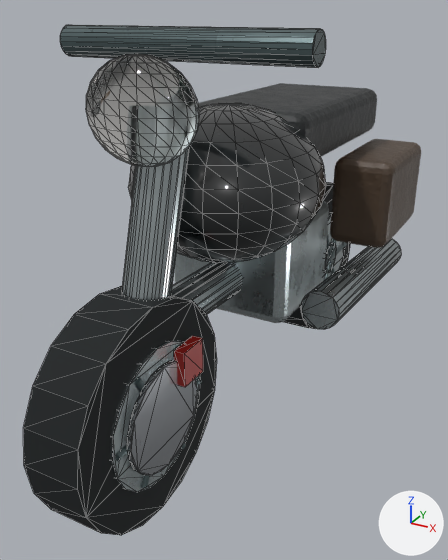
A saved change to the glTF model inventario/assets/catalog/23/hiperreal.glb.
Before and after are seen from a 50 mm lens placed at (0.721, -1.342, 0.652), pointed at (0.274, -0.531, 0.247). Every picture has the same lights, and +X, +Y and +Z are marked at lower right. The picture after the commit comes second. Mesh edges are drawn as thin lines on the coarser meshes. Where no turn or scale is listed for an object, it has been applied to the vertices.

Before the edit, the objects in view are built like this:
```python
mat_white = principled_material('white')
mat_white.base_color = (0.968, 0.959, 0.934)  # white #fbfaf7
mat_white.roughness = 0.02
mat_white.transmission_weight = 1.0
me_cube_005 = bpy.data.meshes.new('Cube.005')
me_cube_005.from_pydata(...)  # a box spanning x -0.008..0.008, y -0.0225..0.0225, z -0.025..0.025
me_cube_005.materials.append(mat_hiperreal___carpaint__b3261e)
me_sphere = bpy.data.meshes.new('Sphere')
me_sphere.from_pydata(...)  # a UV sphere (20 segments, 12 rings, poles along z) spanning x -0.143..0.143, y -0.16..0.16, z -0.114..0.114
me_sphere.materials.append(mat_black___carpaint)
me_sphere_001 = bpy.data.meshes.new('Sphere.001')
me_sphere_001.from_pydata(...)  # a UV sphere (20 segments, 12 rings, poles along z) spanning x -0.0743..0.0743, y -0.04..0.04, z -0.0629..0.0629
me_sphere_001.materials.append(mat_white)  # white #fbfaf7
ob_fuel_tank = bpy.data.objects.new('Fuel tank', me_sphere)
ob_fuel_tank.location = (0.286, -0.537, 0.411)
ob_headlight = bpy.data.objects.new('Headlight', me_sphere_001)
ob_headlight.location = (0.286, -0.749, 0.543)
ob_hiperreal_pinza_de_freno = bpy.data.objects.new('Hiperreal pinza de freno', me_cube_005)
ob_hiperreal_pinza_de_freno.location = (0.343, -0.75, 0.23)
# also in view: 'Rim.001' at (0.286, -0.8, 0.171); 'Fork' at (0.286, -0.746, 0.354); 'Saddle bag.001' at (0.434, -0.246, 0.349); 'Tyre' at (0.286, -0.171, 0.171); 'Hiperreal disco de freno' at (0.336, -0.8, 0.172)
```
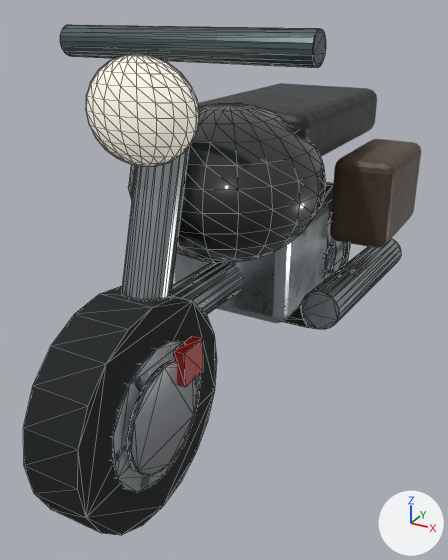
What changed in the scene script:
```text
Change mat_white:
    remove mat_white.transmission_weight = 1.0
    mat_white.base_color: (0.968, 0.959, 0.934) -> (0.855, 0.815, 0.701)  # white #fbfaf7 -> white #eee9da
    mat_white.roughness: 0.02 -> 0.08
    add mat_white.emission_strength = 1.0
    add mat_white.emission_color = (0.299, 0.285, 0.245)  # grey #959188
    add mat_white.coat_weight = 1.0
```

Boxes (x1, y1, x2, y2) around the edits, measured in the pictures (448 x 560 px):
'Headlight', recoloured, surface changed: (86, 54, 199, 167) in both
